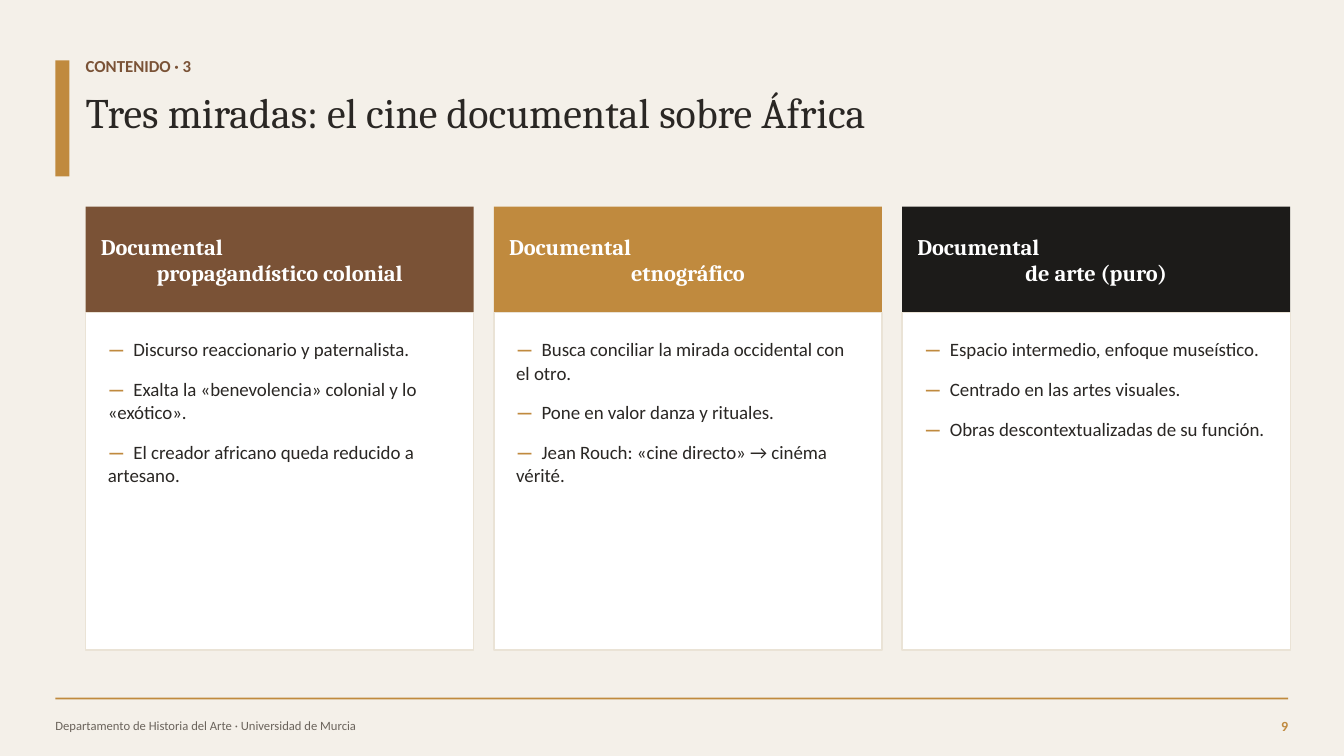
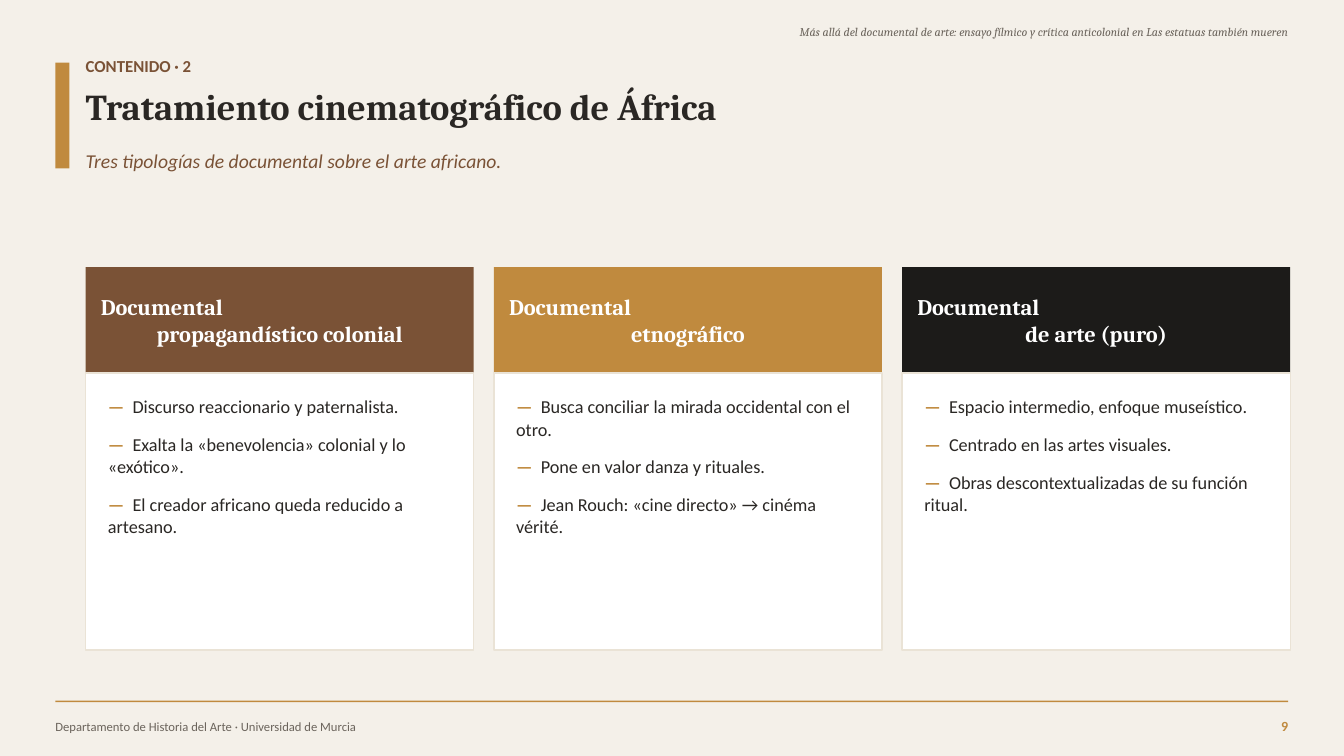
Before and after one commit to facundonicolasvgg/pedritojoseunitfg, a slide deck: slide 9 of Defensa_TFG_Las_estatuas_tambien_mueren.pptx. Drawn at 1344x756 pixels with LibreOffice and Linux fonts; fonts in the diff are those of the drawing. Boxes give left, top, right and bottom in pixels: in the first picture for what was removed or moved away, otherwise in the second. Text is boxed around its words. In the diff, an @@ line names an element or a change of style, - is before the commit and + after.

```diff
--- a/Defensa_TFG_Las_estatuas_tambien_mueren.pptx
+++ b/Defensa_TFG_Las_estatuas_tambien_mueren.pptx
@@ text added at box(800, 28, 1288, 39), 8.5 pt, text #6B645C, italic @@
+Más allá del documental de arte: ensayo fílmico y crítica anticolonial en Las estatuas también mueren
@@ rectangle: place and size @@
-rectangle at box(55, 60, 70, 176)
+rectangle at box(55, 63, 70, 168)
@@ text at box(86, 61, 191, 72): text changed @@
-CONTENIDO · 3
+CONTENIDO · 2
@@ text added at box(86, 87, 716, 128), 26 pt, text #2A2724, bold @@
+Tratamiento cinematográfico de África
@@ text at box(86, 154, 502, 172): text changed; size 30 to 14 pt; font Cambria to Calibri; text colour #2A2724 to #7A5236; italic on @@
-Tres miradas: el cine documental sobre África
+Tres tipologías de documental sobre el arte africano.
@@ 3 texts, 3 rectangles: place and size @@
-3 texts, 3 rectangles at box(86, 207, 1291, 313)
+3 texts, 3 rectangles at box(86, 267, 1291, 373)
@@ rectangle: place and size @@
-rectangle at box(86, 313, 474, 650)
+rectangle at box(86, 373, 474, 650)
@@ rectangle: place and size @@
-rectangle at box(494, 313, 882, 650)
+rectangle at box(494, 373, 882, 650)
@@ rectangle: place and size @@
-rectangle at box(902, 313, 1291, 650)
+rectangle at box(902, 373, 1291, 650)
@@ text "— Discurso reaccionario y paternalista.": place and size @@
-text "— Discurso reaccionario y paternalista." at box(108, 343, 416, 482)
+text "— Discurso reaccionario y paternalista." at box(108, 400, 406, 533)
@@ text "— Discurso reaccionario y paternalista." at box(108, 400, 406, 533): size 13.5 to 13 pt; less space between paragraphs @@
@@ text "— Busca conciliar la mirada ..." at box(516, 400, 850, 533): size 13.5 to 13 pt; less space between paragraphs @@
@@ text "— Busca conciliar la mirada ...": place and size @@
-text "— Busca conciliar la mirada ..." at box(516, 343, 845, 482)
+text "— Busca conciliar la mirada ..." at box(516, 400, 850, 533)
@@ text "— Espacio intermedio, enfoque museístico.": place and size @@
-text "— Espacio intermedio, enfoque museístico." at box(950, 343, 1264, 436)
+text "— Espacio intermedio, enfoque museístico." at box(924, 400, 1248, 511)
@@ text at box(949, 400, 1247, 451): size 13.5 to 13 pt in "— Espacio intermedio, enfoque museístico.", "— Centrado en las artes visuales."; less space between paragraphs @@
@@ text at box(924, 476, 1248, 511): text changed; size 13.5 to 13 pt @@
-— Obras descontextualizadas de su función.
+— Obras descontextualizadas de su función ritual.
```
Also in this commit, not shown: 14 other slides changed, 1 other file.
